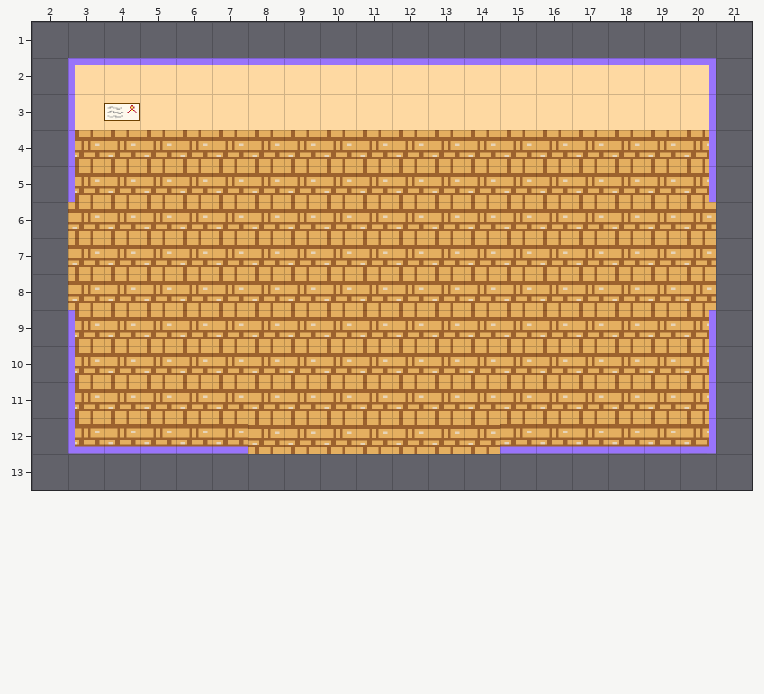
An edit to a level. Tiled map (JSON), public/map/portfolioRM/portfolioRM.tmj. Above: the version before the commit.
Cells are 64x64 px. Shown: x 2..21, y 1..13. Tiles whose own drawing changed are shown in their newer look in all pictures. The old version is drawn lined up with the new one.
Now the later version:
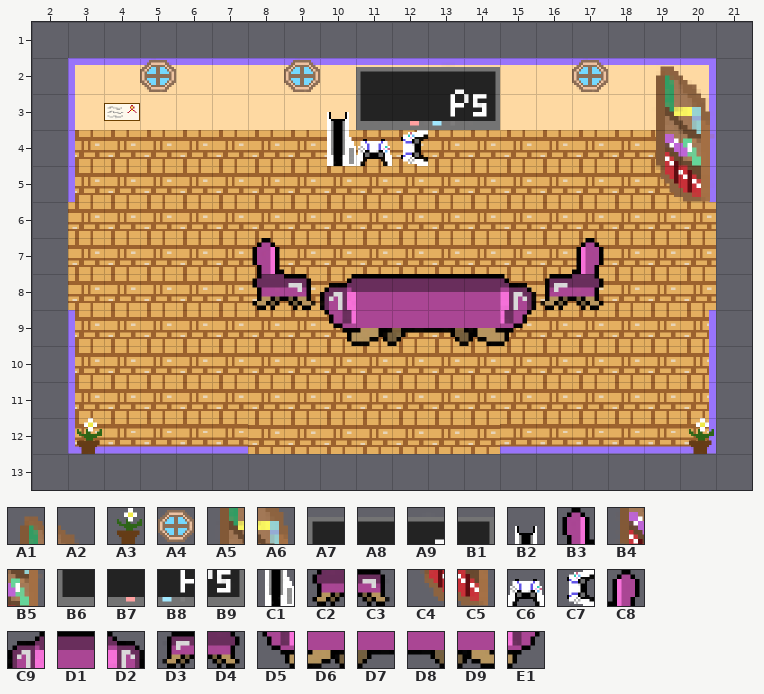
Key: from "spreadsheet64x64": A1 14, A2 15, A3 19, A4 27, A5 30, A6 31, A7 39, A8 40, A9 41, B1 42, B2 43, B3 44, B4 46, B5 47, B6 55, B7 56, B8 57, B9 58, C1 59, C2 60, C3 61, C4 62, C5 63, C6 73, C7 74, C8 76, C9 82, D1 83, D2 87, D3 91, D4 92, D5 98, D6 99, D7 100, D8 101, D9 102, E1 103.
__ is an empty cell, .. an unchanged one.
Change:
map size 30x15 -> 100x100 cells
--- layer "decoration"
@@ x 5..20 @@
- 2 __ .. .. .. __ .. __ __ __ __ .. .. __ .. __ __
- 3 .. .. .. .. .. __ __ __ __ __ .. .. .. .. __ __
- 4 .. .. .. .. .. __ __ __ .. .. .. .. .. .. __ __
- 5 .. .. .. .. .. .. .. .. .. .. .. .. .. .. __ __
+ 2 A4 .. .. .. A4 .. A7 A8 A9 B1 .. .. A4 .. A1 A2
+ 3 .. .. .. .. .. B2 B6 B7 B8 B9 .. .. .. .. A5 A6
+ 4 .. .. .. .. .. C1 C6 C7 .. .. .. .. .. .. B4 B5
+ 5 .. .. .. .. .. .. .. .. .. .. .. .. .. .. C4 C5
@@ x 8..17 @@
- 7 __ .. .. .. .. .. .. .. .. __
- 8 __ __ __ __ __ __ __ __ __ __
- 9 .. .. __ __ __ __ __ __ .. ..
+ 7 B3 .. .. .. .. .. .. .. .. C8
+ 8 C2 C3 C9 D1 D1 D1 D1 D2 D3 D4
+ 9 .. .. D5 D6 D7 D8 D9 E1 .. ..
@@ x 3..20 @@
-12 __ .. .. .. .. .. .. .. .. .. .. .. .. .. .. .. .. __
+12 A3 .. .. .. .. .. .. .. .. .. .. .. .. .. .. .. .. A3
